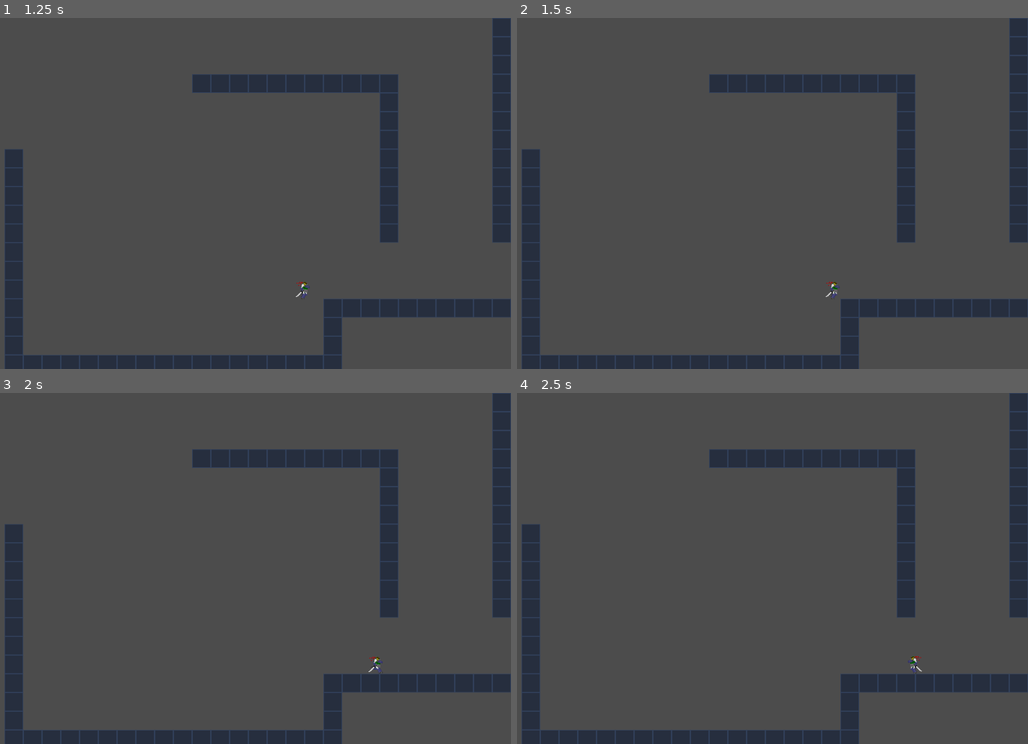
Above: before the commit, frames 1-4 (two rows, left to right).
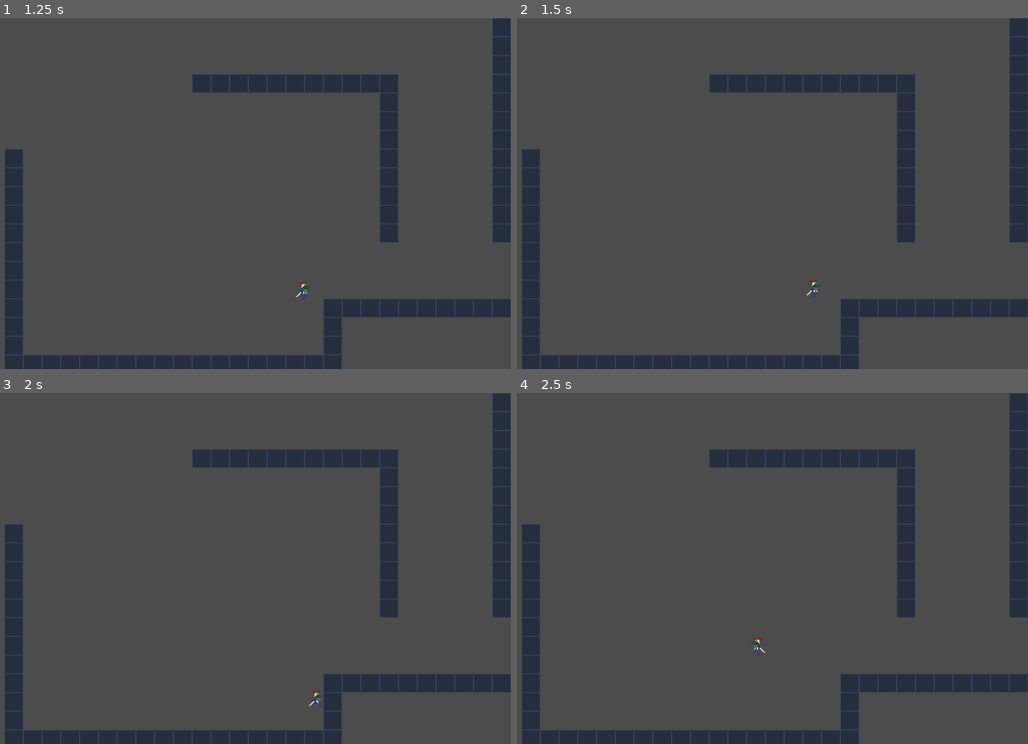
Above: after the commit, the same moments.

Repository: SamuelDeboni/Ninja-Avocado
Game: Godot game, scene res://Main.tscn
Same seed, same stepped clock (60 frames per second), same inputs: the game is played once before the commit and once after it.
Inputs:
- Up to frame 1 (1.25 s): tap Enter at 0.5 s; hold Right (ui_right) from 0.53 s (still down); hold Up (ui_up) from 0.53 s (still down)
- Up to frame 2 (1.5 s): keep holding Right (ui_right); release Up (ui_up) at 1.28 s; tap Up (ui_up) at 1.35 s
- Up to frame 3 (2 s): keep holding Right (ui_right); tap Up (ui_up) at 1.52, 1.82 s
- Up to frame 4 (2.5 s): release Right (ui_right) at 2.03 s; hold Left (ui_left) from 2.03 s (still down); hold Up (ui_up) from 2.03 s (still down)

Frame 1 is identical in both runs. In frame 2, 0.1% of the frame differs, in the area x 56-64%, y 74-80%; in frame 3, 0.1%; in frame 4, 0.1%, in the area x 45-80%, y 69-80%.

Commit message:
All jump is now working

Diff:
--- a/Scripts/NinjaAvocado.gd
+++ b/Scripts/NinjaAvocado.gd
@@ -16,8 +16,7 @@
 
 	do_gravity(delta)
 
-	if Input.is_action_just_pressed("ui_up"):
-		jump()
+
 
 	if is_on_ceiling():
 		vel.y = 1
@@ -42,22 +41,25 @@
 		vel.x = 1
 	elif is_on_wall():
 		vel.x = -1
+	if Input.is_action_just_pressed("ui_up"):
+		jump()
 
 	vel.x = clamp(vel.x,-300,300)
-
 	move_and_slide_with_snap(vel,Vector2(0,1),Vector2(0,-1),snap,4,0.75,false)
 	snap = true
 
 func jump():
 	if is_on_floor():
+		snap = false
 		vel.y = -500
+	elif is_on_wall():
 		snap = false
-	elif is_on_wall():
 		vel.y = -500
-		vel.x = (-abs(vel.x)/(vel.x+0.001))*4000
+		vel.x = -(abs(vel.x)/(vel.x+0.001))*300
+
 
 func do_gravity(delta):
-	if not is_on_floor() and vel.y < 800:
+	if not is_on_floor() and vel.y < 800 and not(is_on_wall() and vel.y > 100):
 		vel.y += g*delta*g_multi*g_multi2
 
 	if Input.is_action_pressed("ui_up"):
